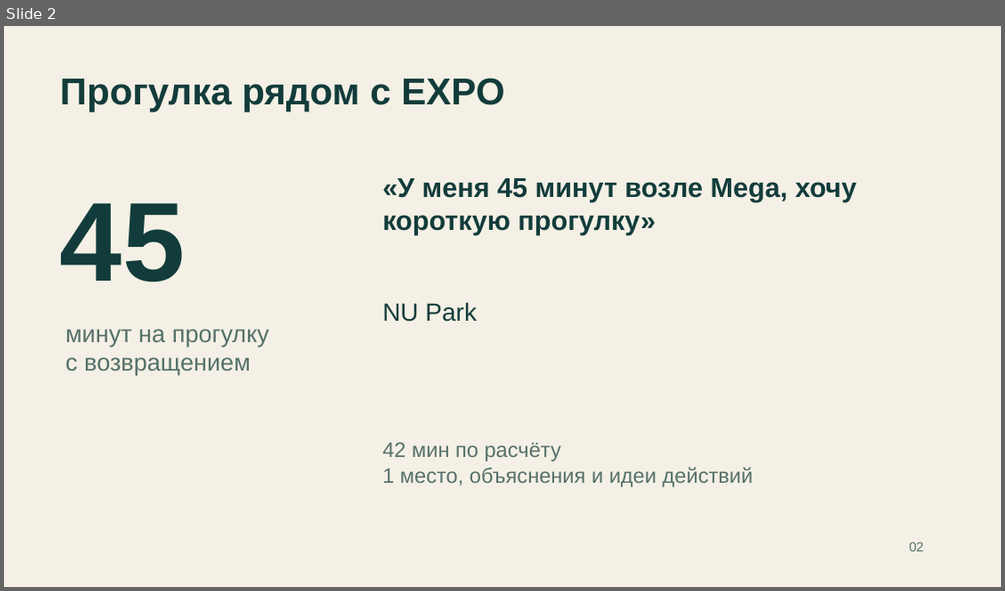
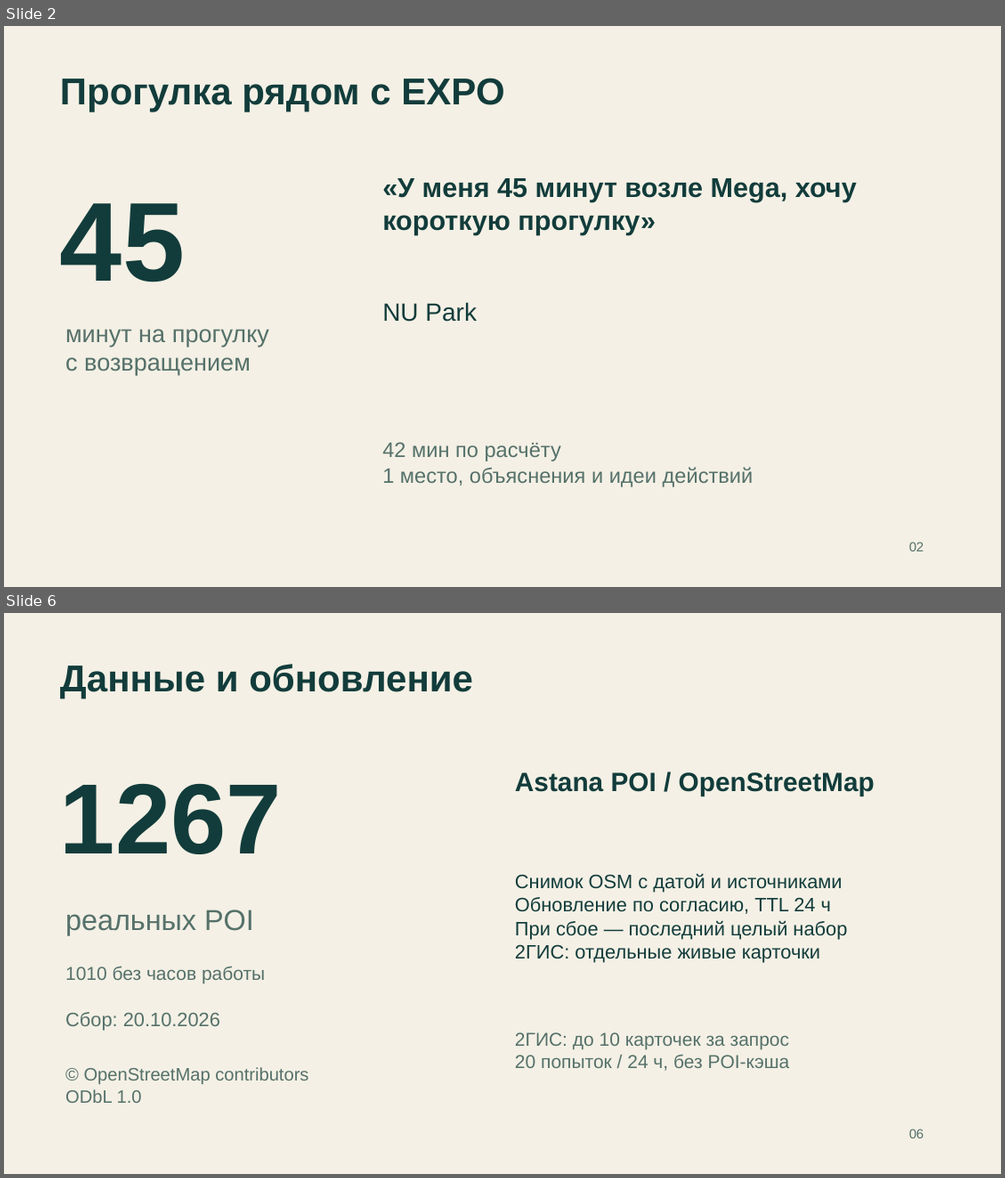
Before and after one commit to ltybcs/astana-walks-ai, a slide deck: output/presentations/astana-walks.pptx. Shown one above the other, each under a label of ours: slide 2 before the commit, slides 2 and 6 after it; the slides between them are not shown. The pictures are 1005x591 and 1005x1178 pixels, drawn with LibreOffice and Linux fonts; fonts in the diff are those of the drawing. Boxes give left, top, right and bottom in pixels: in the first picture for what was removed or moved away, otherwise in the second. Text is boxed around its words. In the diff, an @@ line names an element or a change of style, - is before the commit and + after.

```diff
--- a/output/presentations/astana-walks.pptx
+++ b/output/presentations/astana-walks.pptx
@@ slide 6 added at <box>4,613,1001,1174</box>, background #F4F0E5 @@
@@ text added at <box>60,664,473,698</box>, 36 pt, text #123C3B, bold @@
+Данные и обновление
@@ text added at <box>515,772,874,795</box>, 25.5 pt, text #123C3B, bold @@
+Astana POI / OpenStreetMap
@@ text added at <box>60,783,282,854</box>, 96 pt, text #123C3B, bold @@
+1267
@@ text added at <box>515,873,847,963</box>, 18.8 pt, text #123C3B @@
+Снимок OSM с датой и источниками
+Обновление по согласию, TTL 24 ч
+При сбое — последний целый набор
+2ГИС: отдельные живые карточки
@@ text added at <box>65,909,254,935</box>, 27.8 pt, text #55716A @@
+реальных POI
@@ text added at <box>65,965,265,983</box>, 18 pt, text #55716A @@
+1010 без часов работы
@@ text added at <box>65,1012,220,1030</box>, 18.8 pt, text #55716A @@
+Сбор: 20.10.2026
@@ text added at <box>515,1032,790,1070</box>, 18 pt, text #55716A @@
+2ГИС: до 10 карточек за запрос
+20 попыток / 24 ч, без POI-кэша
@@ text added at <box>65,1067,308,1103</box>, 17.2 pt, text #55716A @@
+© OpenStreetMap contributors
+ODbL 1.0
@@ text added at <box>909,1128,924,1138</box>, 12.8 pt, text #55716A @@
+06
```
Also in this commit, not shown: 6 slides changed, 1 other slide added, 1 slide removed, 17 other files.
